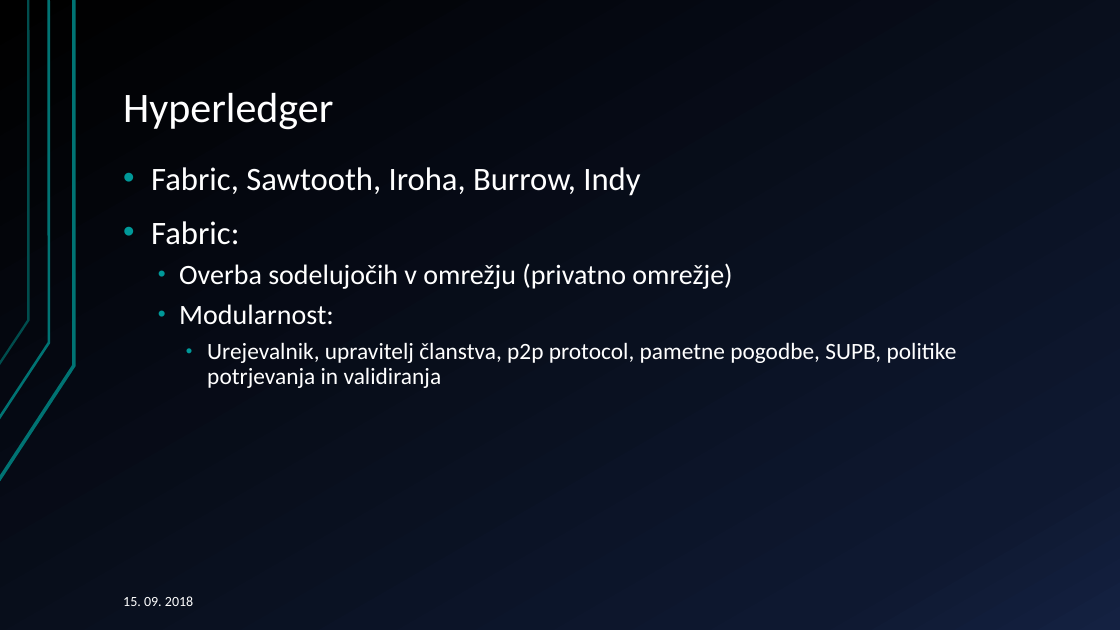
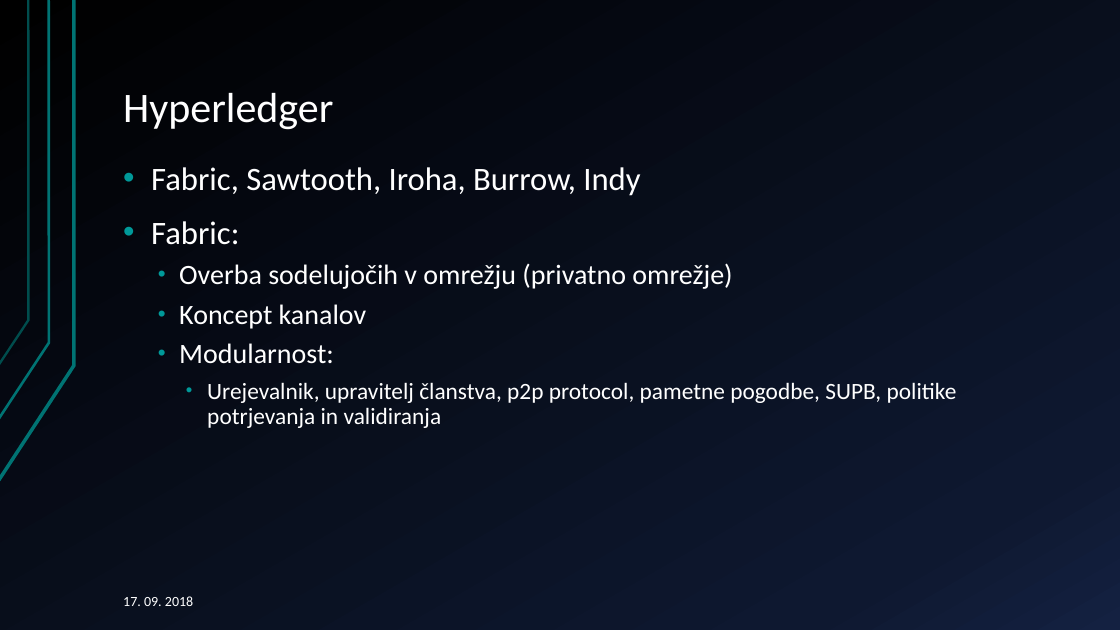
Before and after one commit to primozH/diploma, a slide deck: slide 9 of mikrostoritve decentralizacija.pptx. Drawn at 1120x630 pixels with LibreOffice and Linux fonts; fonts in the diff are those of the drawing. Boxes give left, top, right and bottom in pixels: in the first picture for what was removed or moved away, otherwise in the second. Text is boxed around its words. In the diff, an @@ line names an element or a change of style, - is before the commit and + after.

```diff
--- a/mikrostoritve decentralizacija.pptx
+++ b/mikrostoritve decentralizacija.pptx
@@ text at [179,304,366,329]: paragraph added @@
+  • Koncept kanalov
@@ text at [123,596,193,606]: text changed @@
-15. 09. 2018
+17. 09. 2018
```
Also in this commit, not shown: 14 other slides changed.
